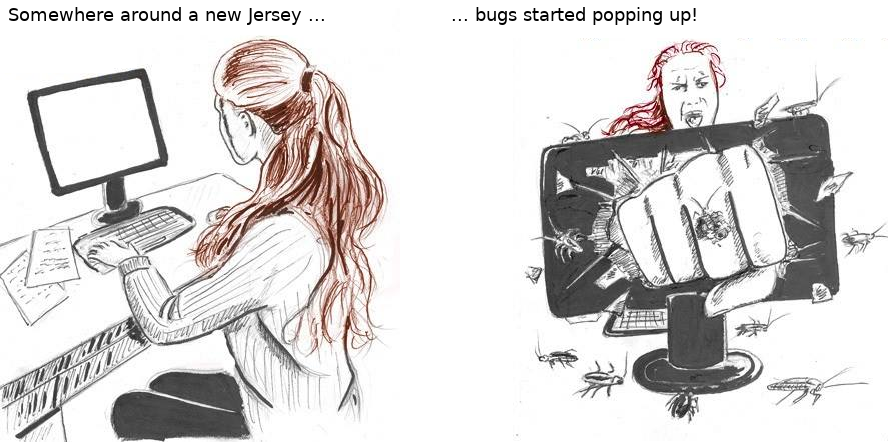
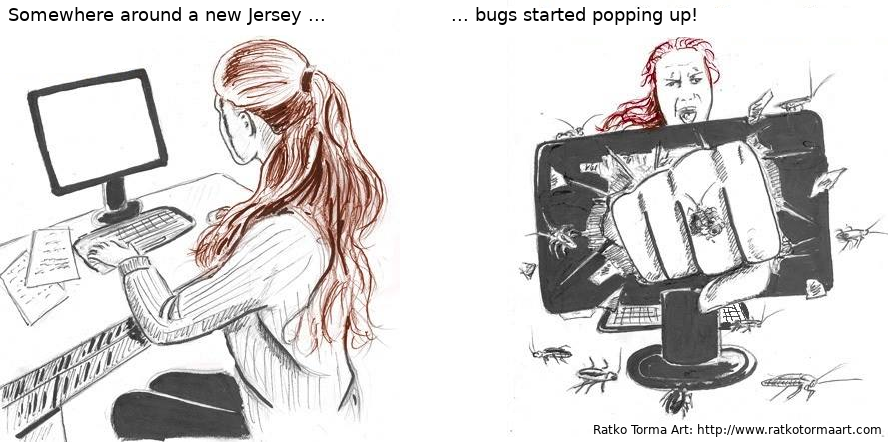
Comparing the layer stacks of the two 888 × 442 images. Changes:
removed layer "testosterona_2.jpg" over <box>513,1,888,441</box>
added layer "Ratko Torma Art: http://www.ra..." above "testost.jpg" over <box>594,424,881,437</box>
added layer "testost.jpg" above "Layer" over <box>507,0,888,437</box>
